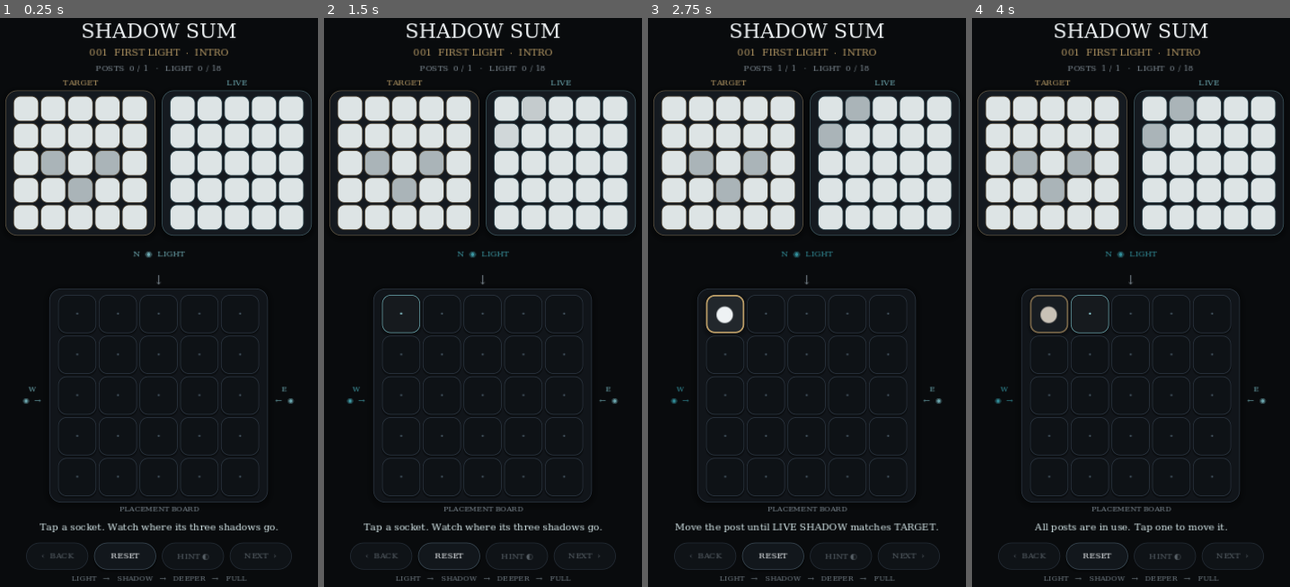
Above: before the commit, frames 1-4 (left to right).
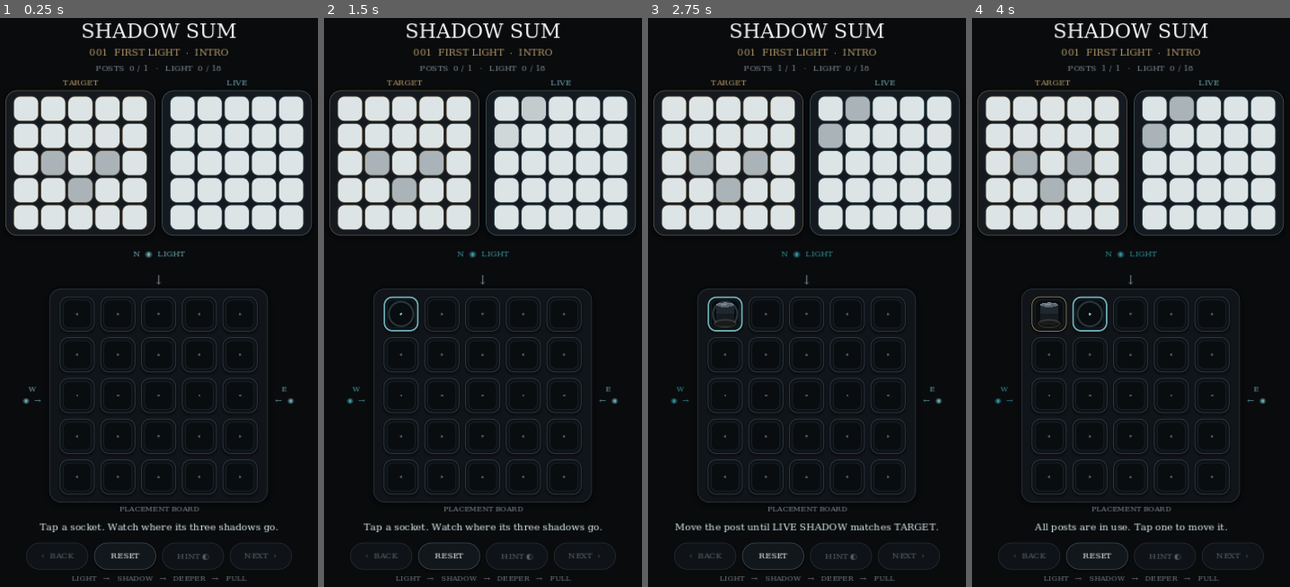
Above: after the commit, the same moments.

Repository: madowaku/shadow-sum
Game: Godot game, scene res://scenes/main.tscn
The game is run twice, just before and just after one commit, with the same random seed, the same clock (stepped at 60 frames per second) and the same inputs.
Inputs (mouse positions are in pixels of both pictures, inside the frame that each line leads up to):
- Up to frame 1 (0.25 s): no input
- Up to frame 2 (1.5 s): click (400, 313) at 0.5 s, where only the run before the commit has a clickable "·"; click (400, 313) at 1.25 s, where only the run before the commit has a clickable "●"
- Up to frame 3 (2.75 s): click (724, 313) at 2.02 s
- Up to frame 4 (4 s): click (1089, 313) at 2.75 s, where only the run before the commit has a clickable "·"; click (1089, 313) at 3.52 s

The runs differ from the first frame. In frame 1, 2.1% of the frame differs, in the area x 18-82%, y 48-85%; in frame 2, 2.3%; in frame 3, 2.5%; in frame 4, 2.6%.
Error after the commit: Parse Error: Member "hidden" redefined (original in native class 'Control') (res://src/ui/shadow_glass_visual.gd:6)

Commit message:
feat: enable GLASS & METAL visual polish

Diff:
--- a/scenes/main.tscn
+++ b/scenes/main.tscn
@@ -1,6 +1,6 @@
 [gd_scene load_steps=2 format=3]
 
-[ext_resource type="Script" path="res://src/night_skin_main.gd" id="1_main"]
+[ext_resource type="Script" path="res://src/glass_metal_main.gd" id="1_main"]
 
 [node name="Main" type="Control"]
 layout_mode = 3
